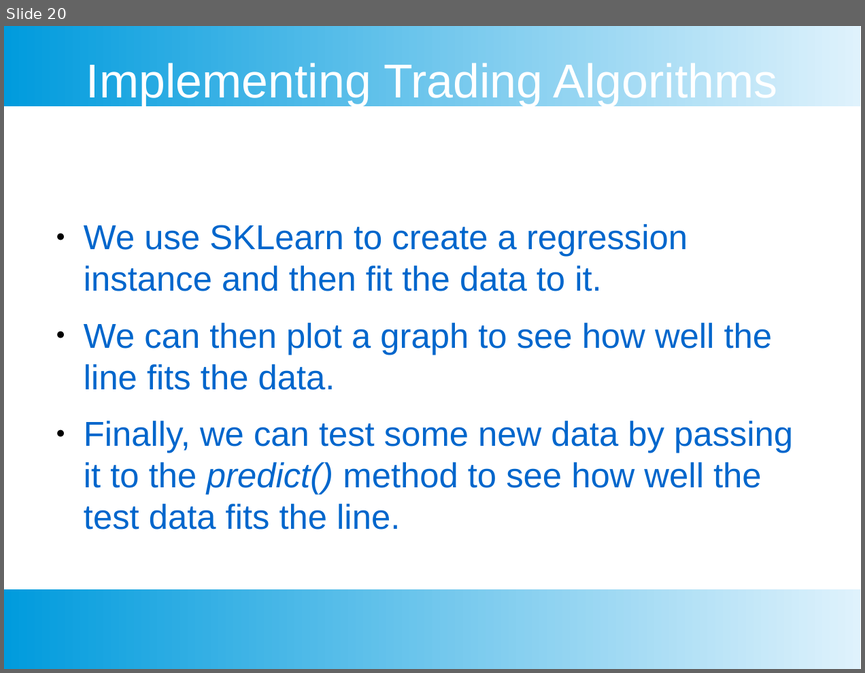
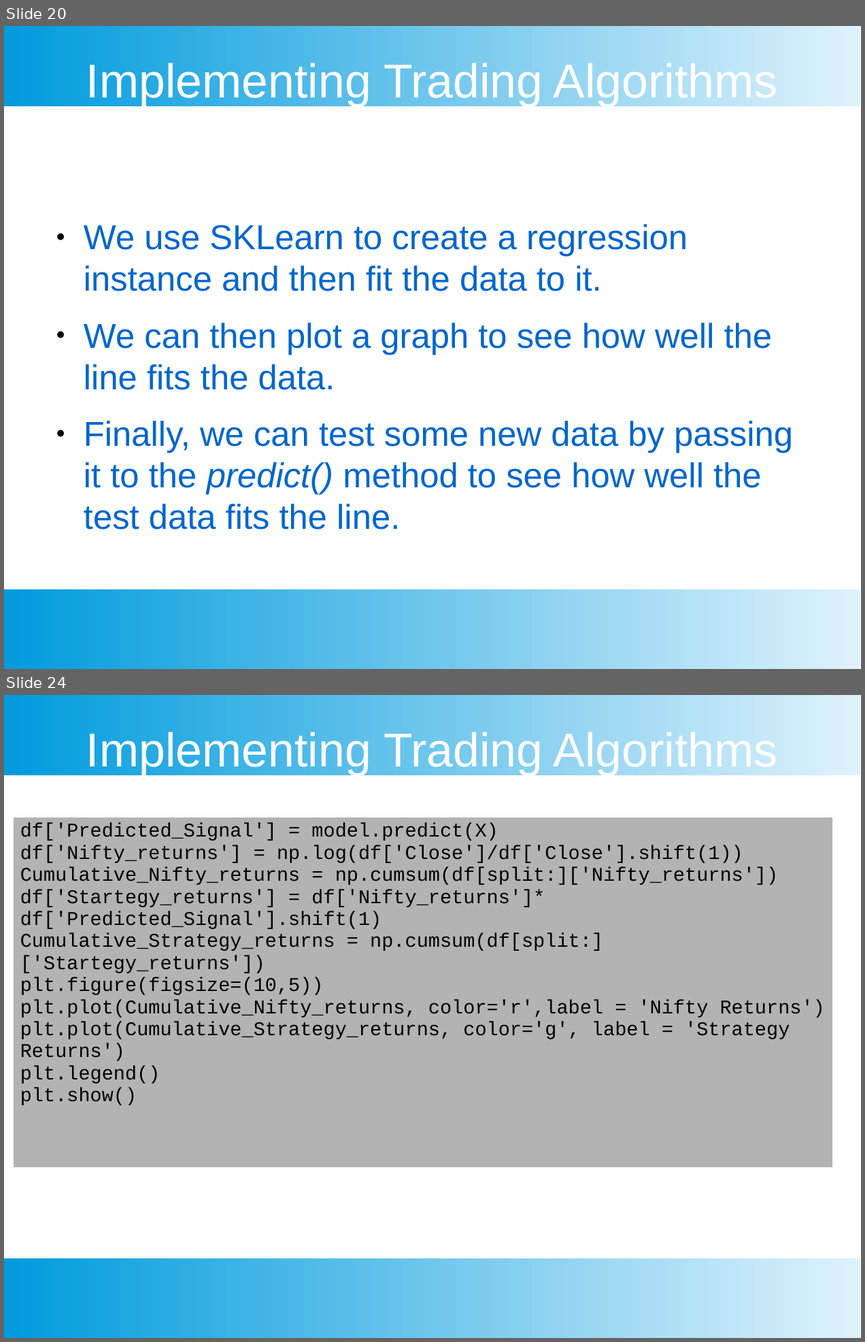
Before and after one commit to chankeypathak/CitiDataScience, a slide deck: docs/Module 4.pptx. Shown one above the other, each under a label of ours: slide 20 before the commit, slides 20 and 24 after it; the slides between them are not shown. The pictures are 865x673 and 865x1342 pixels, drawn with LibreOffice and Linux fonts; fonts in the diff are those of the drawing. Boxes give left, top, right and bottom in pixels: in the first picture for what was removed or moved away, otherwise in the second. Text is boxed around its words. In the diff, an @@ line names an element or a change of style, - is before the commit and + after.

```diff
--- a/docs/Module 4.pptx
+++ b/docs/Module 4.pptx
@@ slide 24 added at (4,695,861,1338), background #FFFFFF; not listed: 2 template elements that a slide beside it also shows @@
@@ text added at (86,728,778,775), 44 pt, text #FFFFFF @@
+Implementing Trading Algorithms
@@ table added at (13,817,833,1167), 1 rows, 1 columns @@
+df['Predicted_Signal'] = model.predict(X) / df['Nifty_returns'] = np.log(df['Close']/df['Close'].shift(1)) / Cumulative_Nifty_returns = np.cumsum(df[split:]['Nifty_returns']) / df['Startegy_returns'] = df['Nifty_returns']* df['Predicted_Signal'].shift(1) / Cumulative_Strategy_returns = np.cumsum(df[split:]['Startegy_returns']) / plt.figure(figsize=(10,5)) / plt.plot(Cumulative_Nifty_returns, color='r',label = 'Nifty Returns') / plt.plot(Cumulative_Strategy_returns, color='g', label = 'Strategy Returns') / plt.legend() / plt.show()
```
Also in this commit, not shown: 3 other slides added, 42 slides removed, 2 other files.
